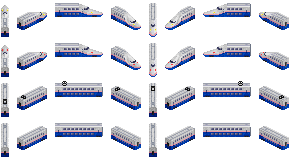
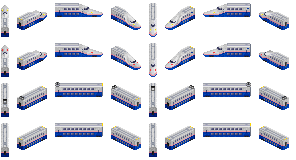
Layered file, before and after one edit (296x160). Changes by layer:
painted on "Lights" over <box>42,12,264,53</box>
painted on "Pantos" over <box>3,81,287,104</box>
painted on "Sprites" over <box>19,6,287,147</box>
